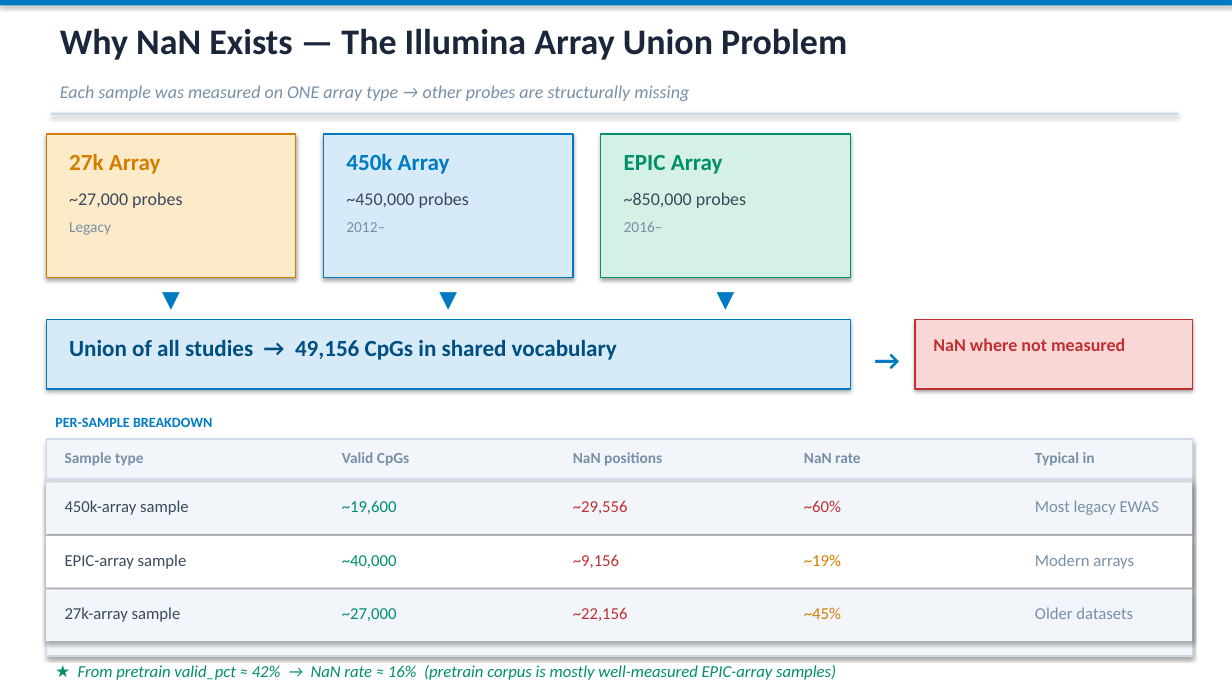
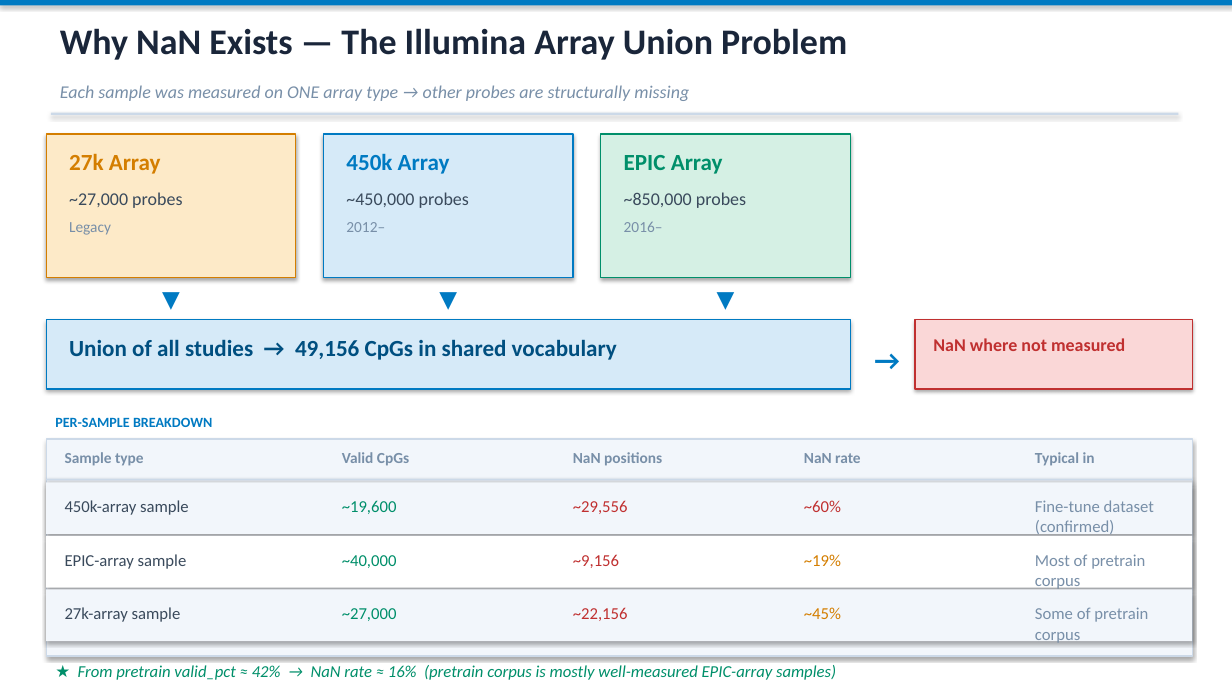
Before and after one commit to netanelazran11/BiomedSciAI_ACL_Project, a slide deck: slide 3 of methyl/NaN_Handling_MethylLlama.pptx. Drawn at 1232x693 pixels with LibreOffice and Linux fonts; fonts in the diff are those of the drawing. Boxes give left, top, right and bottom in pixels: in the first picture for what was removed or moved away, otherwise in the second. Text is boxed around its words. In the diff, an @@ line names an element or a change of style, - is before the commit and + after.

```diff
--- a/methyl/NaN_Handling_MethylLlama.pptx
+++ b/methyl/NaN_Handling_MethylLlama.pptx
@@ text at bbox=[1035, 500, 1154, 536]: text changed @@
-Most legacy EWAS
+Fine-tune dataset (confirmed)
@@ text at bbox=[1035, 554, 1145, 589]: text changed @@
-Modern arrays
+Most of pretrain corpus
@@ text at bbox=[1035, 607, 1148, 644]: text changed @@
-Older datasets
+Some of pretrain corpus
```
Also in this commit, not shown: 2 other slides changed, 2 slides added, 2 slides removed, 1 other file.
